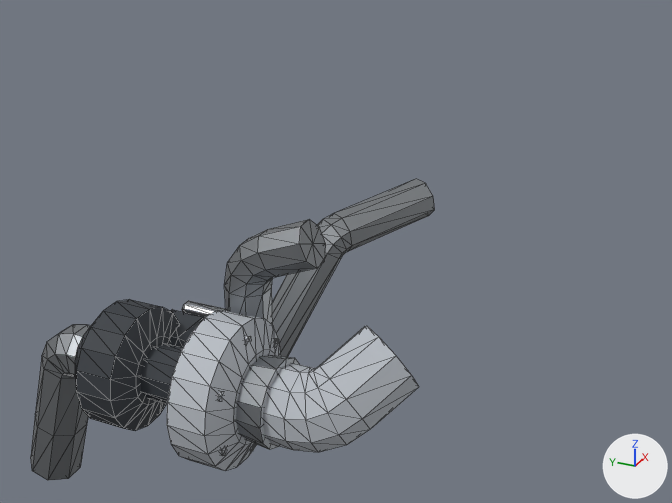
The glTF model assets/parts/turbo/turbo_large/kaze_gt.glb as it was, and as the next commit left it.
Camera for both pictures: a camera (50 mm lens) standing at (-1.091, -0.366, 0.444) and looking at (-0.188, 0.04, -0.008). Arrows for +X, +Y and +Z are at lower right; the lights stay in place. The picture after the commit comes second. Mesh edges are drawn as thin lines. Vertices at exactly the same position are counted once.

Names of what the first picture shows: 'model'.
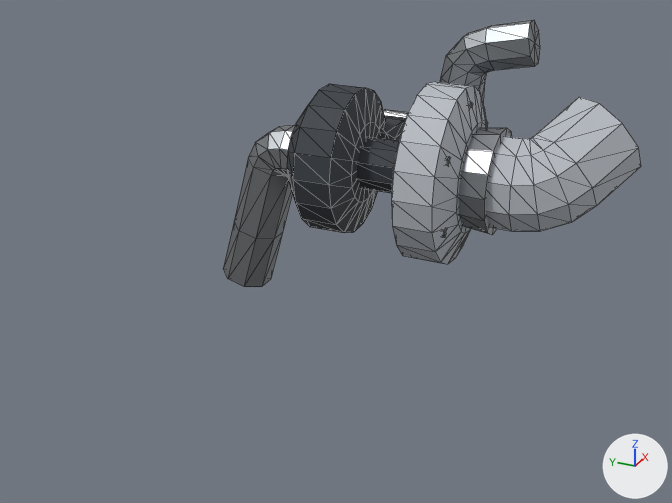
Location of each change, (x1, y1, x2, y2) in pixels of the pictures (672 x 503 px; the box of a moved part takes in the faces that stretch with it):
'model', reshaped, moved, rescaled (11% shorter)
    before: (31, 179, 435, 480)
    after: (224, 20, 641, 287)
part 1 of me_model, moved or reshaped
    before: (182, 301, 226, 318)
    after: (383, 109, 408, 121)
part 2 of me_model, moved or reshaped
    before: (217, 391, 222, 401)
    after: (446, 156, 450, 166)
part 3 of me_model, added
    after: (458, 128, 512, 235)
part 4 of me_model, moved or reshaped
    before: (31, 325, 90, 480)
    after: (224, 125, 295, 287)
part 5 of me_model, moved or reshaped
    before: (170, 310, 204, 348)
    after: (379, 118, 405, 140)
part 6 of me_model, moved or reshaped
    before: (75, 299, 179, 431)
    after: (287, 84, 385, 233)
part 7 of me_model, moved or reshaped
    before: (140, 343, 183, 403)
    after: (357, 137, 399, 193)
part 8 of me_model, moved or reshaped
    before: (167, 310, 281, 471)
    after: (391, 82, 487, 264)
part 9 of me_model, added
    after: (486, 97, 641, 231)
part 10 of me_model, added
    after: (440, 20, 540, 103)
part 11 of me_model, deleted
    before: (263, 326, 419, 452)
part 12 of me_model, deleted
    before: (224, 219, 326, 325)
part 13 of me_model, deleted
    before: (236, 355, 300, 450)
part 14 of me_model, deleted
    before: (272, 179, 435, 357)

What the commit changed:
me_model is used by ob_model.
me_model had 580 vertices, 1096 faces and spanned x -0.91..0.91, y -1.0..1.0, z -0.76..0.76.
me_model now has 556 vertices, 1048 faces and spans x -0.49..0.49, y -1.0..1.0, z -0.7..0.7.
me_model part 1: the loose piece of 34 vertices spanning x -0.17..-0.1, y 0.08..0.32, z -0.2..0.12 is moved by (0.52, 0.01, 0.04).
me_model part 2: the loose piece of 14 vertices spanning x -0.82..-0.78, y -0.3..-0.26, z 0.11..0.16 is moved by (0.44, 0.02, 0.07).
me_model part 3: a new loose piece, a 14-sided cut cone along y (radius 0.24 at the low end, 0.22 at the high end) spanning x -0.33..0.16, y -0.43..-0.29, z -0.19..0.28, in mat_raw_metal (grey #a3a7ab).
me_model part 4: the loose piece of 58 vertices spanning x -0.69..-0.45, y 0.5..1.0, z -0.76..0.12 is scaled about its middle by 0.984, then moved by (0.48, 0.0, 0.05).
me_model part 5: the loose piece of 34 vertices spanning x -0.45..-0.16, y 0.14..0.38, z -0.16..0.1 is moved by (0.51, 0.01, 0.04).
me_model part 6: the loose piece of 74 vertices spanning x -0.86..-0.28, y 0.2..0.52, z -0.28..0.29 is scaled about its middle by (1.2, 0.985, 1.2), then moved by (0.48, 0.01, 0.04).
me_model part 7: the loose piece of 22 vertices spanning x -0.69..-0.44, y -0.04..0.22, z -0.13..0.13 is moved by (0.48, 0.01, 0.04).
me_model part 8: the loose piece of 82 vertices spanning x -0.91..-0.23, y -0.33..-0.02, z -0.34..0.34 is scaled about its middle by (1.2, 0.984, 1.2), then moved by (0.48, 0.02, 0.04).
me_model part 9: a new loose piece of 62 vertices spanning x -0.29..0.31, y -1.0..-0.39, z -0.17..0.41, in mat_car_atlas (picture img_car_atlas).
me_model part 10: a new loose piece of 50 vertices spanning x 0.1..0.29, y -0.48..-0.05, z 0.25..0.7, in mat_raw_metal (grey #a3a7ab).
me_model part 11: the loose piece of 62 vertices spanning x -0.74..-0.19, y -1.0..-0.41, z -0.17..0.35 is deleted.
me_model part 12: the loose piece of 50 vertices spanning x -0.43..-0.23, y -0.53..-0.07, z 0.17..0.76 is deleted.
me_model part 13: the loose piece of 30 vertices spanning x -0.77..-0.37, y -0.45..-0.31, z -0.19..0.2 is deleted.
Part 14, on me_model:
50 vertices are removed from x -0.21..0.91, y -0.65..0.18, z -0.55..0.57.
96 faces are deleted.
Other edits to the shape of me_model do not show in these pictures.
Object 'model' (ob_model) moves from (-0.21, 0.141, -0.117) to (-0.0996, -0.0229, 0.0708).
Object 'model' (ob_model) is rescaled from (0.247, 0.247, 0.247) to (0.251, 0.251, 0.251).
